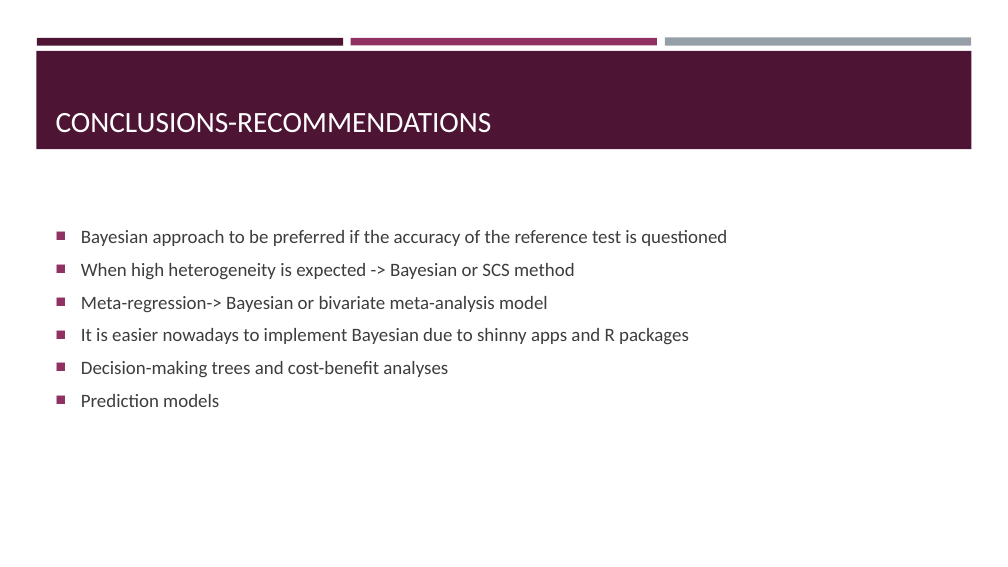
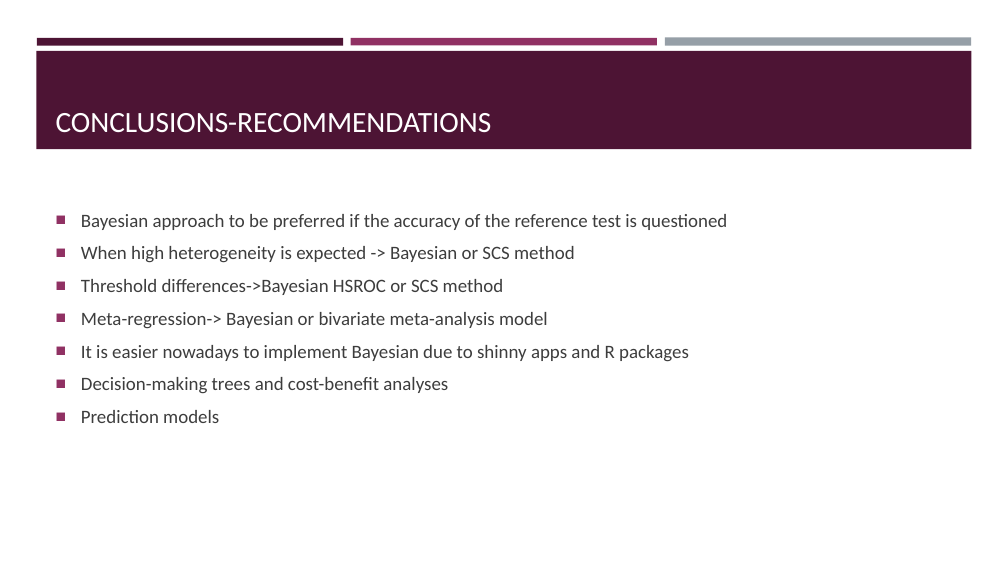
Before and after one commit to LefMel/harmony_larissa_2023, a slide deck: slide 15 of Day2/Meta-Analysis/BAYES_CAMP_HARMONY.pptx. Drawn at 1008x567 pixels with LibreOffice and Linux fonts; fonts in the diff are those of the drawing. Boxes give left, top, right and bottom in pixels: in the first picture for what was removed or moved away, otherwise in the second. Text is boxed around its words. In the diff, an @@ line names an element or a change of style, - is before the commit and + after.

```diff
--- a/Day2/Meta-Analysis/BAYES_CAMP_HARMONY.pptx
+++ b/Day2/Meta-Analysis/BAYES_CAMP_HARMONY.pptx
@@ text at <box>81,279,503,295</box>: paragraph added @@
+■ Threshold differences->Bayesian HSROC or SCS method
```
Also in this commit, not shown: 8 other slides changed, 19 other files.
